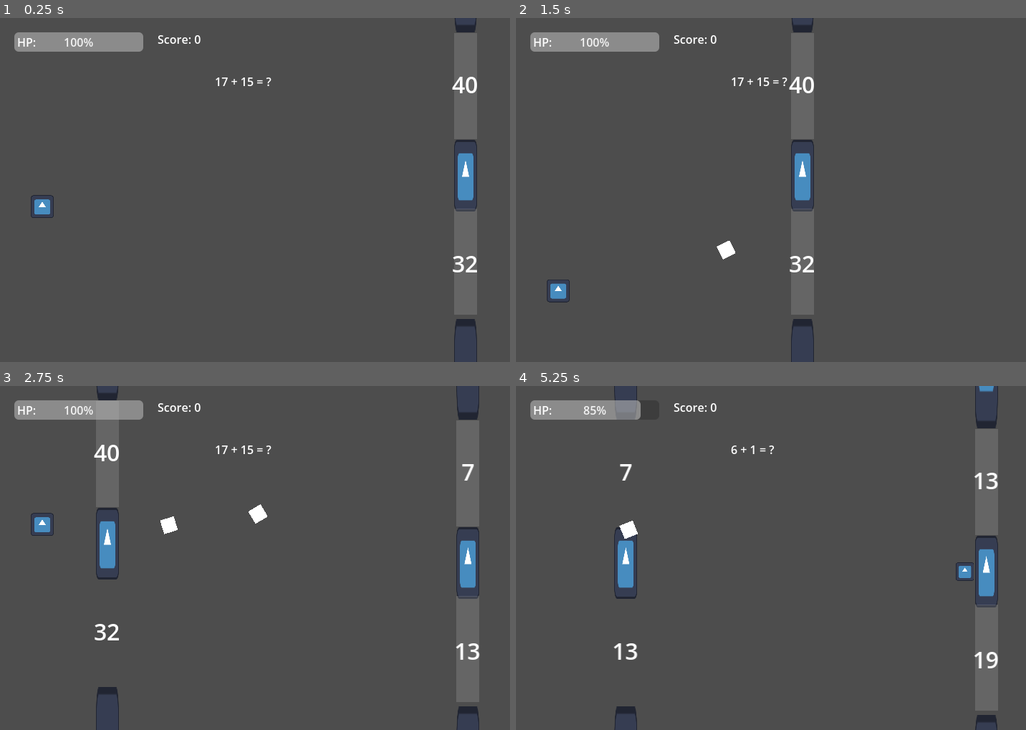
Above: before the commit, frames 1-4 (two rows, left to right).
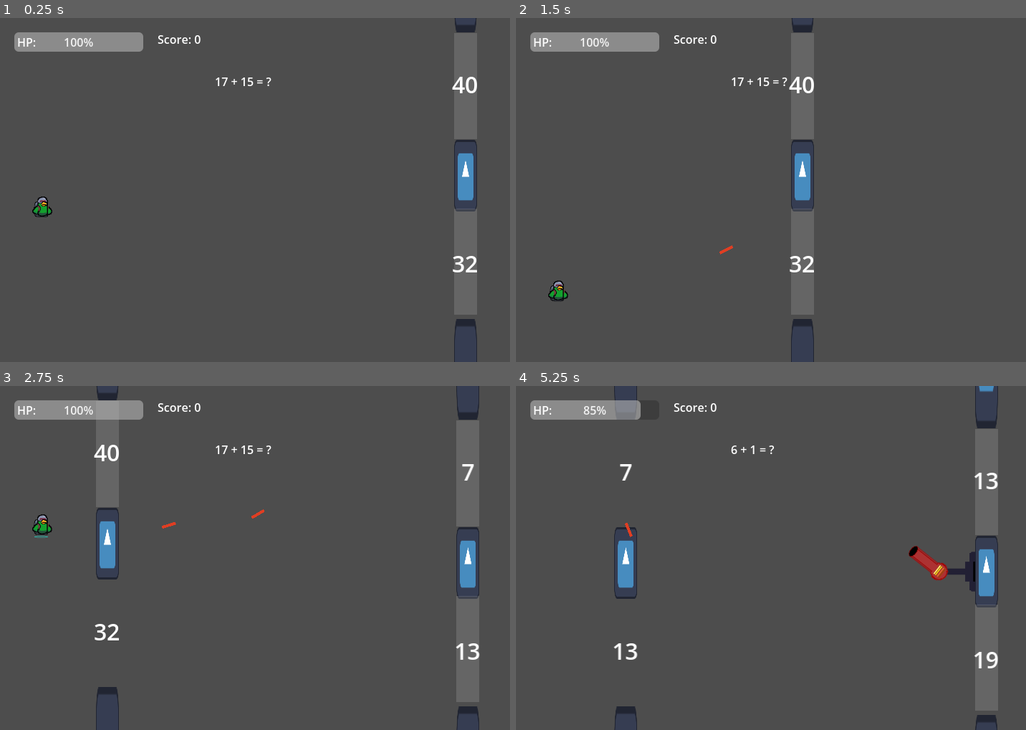
Above: after the commit, the same moments.

Repository: kienmiiru/math-wings
Game: Godot game, scene res://stage2/stage2.tscn
Two runs of this game, one before a commit and one after it. Both use one fixed random seed, a clock stepped at 60 frames per second and the inputs below. The project has no main scene, so this scene is started directly. The engine's default icon, where the game draws it, is replaced by a stand-in: a white triangle on a blue panel in a dark square.
Inputs (mouse positions are in pixels of both pictures, inside the frame that each line leads up to):
- Up to frame 1 (0.25 s): no input
- Up to frame 2 (1.5 s): move the mouse to (888, 172) at 0.52 s; click (888, 172) at 0.6 s; tap Space (flap) at 0.77, 0.8, 1.07, 1.35 s; move the mouse to (669, 207) at 1.27 s
- Up to frame 3 (2.75 s): tap Space (flap) at 1.52, 1.82, 2.3 s; click (153, 575) at 1.55 s; move the mouse to (311, 482) at 2.02 s; click (311, 482) at 2.1 s
- Up to frame 4 (5.25 s): move the mouse to (750, 626) at 2.77 s; click (750, 626) at 2.85 s; tap Space (flap) at 3.02, 3.32, 3.6, 3.77, 4.07, 4.52, 4.82 s; move the mouse to (929, 609) at 3.52 s; move the mouse to (618, 506) at 4.27 s; click (618, 506) at 4.35 s; move the mouse to (801, 558) at 5.02 s; click (801, 558) at 5.1 s

The runs differ from the first frame. In frame 1, 0.2% of the frame differs, in the area x 6-11%, y 51-59%; in frame 2, 0.3%; in frame 3, 0.5%; in frame 4, 0.7%, in the area x 20-91%, y 39-60%.

Commit message:
add some sprite

Diff:
--- a/bird.gd
+++ b/bird.gd
@@ -13,6 +13,10 @@
 
 	if Input.is_action_just_pressed("flap"):
 		velocity.y = JUMP_FORCE
+		$PlayerFlap.show()
+		$PlayerFlap.play()
+		$PlayerIdle.hide()
+		$PlayerShoot.hide()
 
 	position.y += velocity.y * delta
 
@@ -51,3 +55,15 @@
 		#for child in area.get_children():
 			#if child is CollisionShape2D:
 				#child.set_deferred("disabled", true)
+
+
+func _on_player_flap_animation_finished() -> void:
+	$PlayerFlap.hide()
+	$PlayerIdle.show()
+	$PlayerShoot.hide()
+
+
+func _on_player_shoot_animation_finished() -> void:
+	$PlayerFlap.hide()
+	$PlayerIdle.show()
+	$PlayerShoot.hide()
--- a/bird.tscn
+++ b/bird.tscn
@@ -1,32 +1,118 @@
-[gd_scene load_steps=5 format=3 uid="uid://cuxdc162kncle"]
+[gd_scene load_steps=22 format=3 uid="uid://cuxdc162kncle"]
 
 [ext_resource type="Script" uid="uid://ba4vgnoa1emux" path="res://bird.gd" id="1_crnqq"]
-[ext_resource type="Texture2D" uid="uid://dykthdh64lvpx" path="res://icon.svg" id="1_g5k2s"]
+[ext_resource type="Texture2D" uid="uid://bhbxwf2f4btqa" path="res://assets/player/player_idle.png" id="2_crnqq"]
+[ext_resource type="Texture2D" uid="uid://djlqlpwe4vfkb" path="res://assets/player/player_flap/player_flap1.png" id="3_6nk3w"]
+[ext_resource type="Texture2D" uid="uid://duyibmcb3ijty" path="res://assets/player/player_flap/player_flap2.png" id="4_w265n"]
+[ext_resource type="Texture2D" uid="uid://c6h5fqfxse66p" path="res://assets/player/player_flap/player_flap3.png" id="5_l2t0q"]
+[ext_resource type="Texture2D" uid="uid://innhk6v4fvgo" path="res://assets/player/player_flap/player_flap4.png" id="6_vab2h"]
+[ext_resource type="Texture2D" uid="uid://cce4y0udwklah" path="res://assets/player/player_flap/player_flap5.png" id="7_548is"]
+[ext_resource type="Texture2D" uid="uid://7begqjhloqrj" path="res://assets/player/player_flap/player_flap6.png" id="8_f430k"]
+[ext_resource type="Texture2D" uid="uid://bvng7dbfm71e3" path="res://assets/player/player_flap/player_flap7.png" id="9_bn747"]
+[ext_resource type="Texture2D" uid="uid://blatsxpbd4xh5" path="res://assets/player/player_flap/player_flap8.png" id="10_dd6dp"]
+[ext_resource type="Texture2D" uid="uid://k4c18at2g5wi" path="res://assets/player/player_shoot/player_shoot1.png" id="11_vox6r"]
+[ext_resource type="Texture2D" uid="uid://gskh1m5tqt05" path="res://assets/player/player_shoot/player_shoot2.png" id="12_a7h38"]
+[ext_resource type="Texture2D" uid="uid://dk4p5eixm1xh7" path="res://assets/player/player_shoot/player_shoot3.png" id="13_81qbw"]
+[ext_resource type="Texture2D" uid="uid://cyx3t1oif5big" path="res://assets/player/player_shoot/player_shoot4.png" id="14_qnuwx"]
+[ext_resource type="Texture2D" uid="uid://cp67qcdqu61m2" path="res://assets/player/player_shoot/player_shoot5.png" id="15_a6rnj"]
+[ext_resource type="Texture2D" uid="uid://bd3r1htbq7txw" path="res://assets/player/player_shoot/player_shoot6.png" id="16_06prv"]
+[ext_resource type="Texture2D" uid="uid://c0hdnn6mc2hk6" path="res://assets/player/player_shoot/player_shoot7.png" id="17_ixa13"]
+[ext_resource type="Texture2D" uid="uid://lxgy268hsr01" path="res://assets/player/player_shoot/player_shoot8.png" id="18_gpy27"]
 
-[sub_resource type="SpriteFrames" id="SpriteFrames_crnqq"]
+[sub_resource type="SpriteFrames" id="SpriteFrames_vox6r"]
 animations = [{
 "frames": [{
 "duration": 1.0,
-"texture": ExtResource("1_g5k2s")
+"texture": ExtResource("3_6nk3w")
+}, {
+"duration": 1.0,
+"texture": ExtResource("4_w265n")
+}, {
+"duration": 1.0,
+"texture": ExtResource("5_l2t0q")
+}, {
+"duration": 1.0,
+"texture": ExtResource("6_vab2h")
+}, {
+"duration": 1.0,
+"texture": ExtResource("7_548is")
+}, {
+"duration": 1.0,
+"texture": ExtResource("8_f430k")
+}, {
+"duration": 1.0,
+"texture": ExtResource("9_bn747")
+}, {
+"duration": 1.0,
+"texture": ExtResource("10_dd6dp")
 }],
 "loop": true,
 "name": &"default",
-"speed": 5.0
+"speed": 10.0
 }]
 
-[sub_resource type="RectangleShape2D" id="RectangleShape2D_j88tq"]
-size = Vector2(32, 32)
+[sub_resource type="SpriteFrames" id="SpriteFrames_s7npx"]
+animations = [{
+"frames": [{
+"duration": 1.0,
+"texture": ExtResource("11_vox6r")
+}, {
+"duration": 1.0,
+"texture": ExtResource("12_a7h38")
+}, {
+"duration": 1.0,
+"texture": ExtResource("13_81qbw")
+}, {
+"duration": 1.0,
+"texture": ExtResource("14_qnuwx")
+}, {
+"duration": 1.0,
+"texture": ExtResource("15_a6rnj")
+}, {
+"duration": 1.0,
+"texture": ExtResource("16_06prv")
+}, {
+"duration": 1.0,
+"texture": ExtResource("17_ixa13")
+}, {
+"duration": 1.0,
+"texture": ExtResource("18_gpy27")
+}],
+"loop": true,
+"name": &"default",
+"speed": 28.0
+}]
+
+[sub_resource type="CapsuleShape2D" id="CapsuleShape2D_j88tq"]
+radius = 11.0
+height = 28.0
 
 [node name="Bird" type="Area2D"]
 collision_layer = 0
 script = ExtResource("1_crnqq")
 metadata/_edit_group_ = true
 
-[node name="AnimatedSprite2D" type="AnimatedSprite2D" parent="."]
-scale = Vector2(0.25, 0.25)
-sprite_frames = SubResource("SpriteFrames_crnqq")
+[node name="PlayerIdle" type="Sprite2D" parent="."]
+position = Vector2(-2, 3.000001)
+scale = Vector2(0.65625, 0.65625)
+texture = ExtResource("2_crnqq")
+
+[node name="PlayerFlap" type="AnimatedSprite2D" parent="."]
+visible = false
+position = Vector2(7, 3)
+scale = Vector2(0.65625006, 0.65625006)
+sprite_frames = SubResource("SpriteFrames_vox6r")
+
+[node name="PlayerShoot" type="AnimatedSprite2D" parent="."]
+visible = false
+position = Vector2(-2, 3)
+scale = Vector2(0.64843756, 0.64843756)
+sprite_frames = SubResource("SpriteFrames_s7npx")
 
 [node name="CollisionShape2D" type="CollisionShape2D" parent="."]
-shape = SubResource("RectangleShape2D_j88tq")
+position = Vector2(0, 1)
+shape = SubResource("CapsuleShape2D_j88tq")
 
 [connection signal="area_entered" from="." to="." method="_on_area_entered"]
+[connection signal="animation_finished" from="PlayerFlap" to="." method="_on_player_flap_animation_finished"]
+[connection signal="animation_finished" from="PlayerShoot" to="." method="_on_player_shoot_animation_finished"]
--- a/bullet.tscn
+++ b/bullet.tscn
@@ -2,16 +2,19 @@
 
 [ext_resource type="Script" uid="uid://dtndf3y6adyss" path="res://bullet.gd" id="1_v7oki"]
 
-[sub_resource type="CircleShape2D" id="CircleShape2D_rtl8c"]
+[sub_resource type="RectangleShape2D" id="RectangleShape2D_v7oki"]
+size = Vector2(20, 4)
 
 [node name="Bullet" type="Area2D" groups=["bird_bullets"]]
 script = ExtResource("1_v7oki")
 
 [node name="ColorRect" type="ColorRect" parent="."]
 offset_left = -10.0
-offset_top = -10.0
+offset_top = -2.0
 offset_right = 10.0
-offset_bottom = 10.0
+offset_bottom = 2.0
+color = Color(0.8745098, 0.24313726, 0.13725491, 1)
+metadata/_edit_use_anchors_ = true
 
 [node name="CollisionShape2D" type="CollisionShape2D" parent="."]
-shape = SubResource("CircleShape2D_rtl8c")
+shape = SubResource("RectangleShape2D_v7oki")
--- a/stage2/glass.gd
+++ b/stage2/glass.gd
@@ -1,5 +1,6 @@
 extends Area2D
 var is_broken = false
+var is_hit = false
 
 # Called when the node enters the scene tree for the first time.
 func _ready() -> void:
--- a/stage2/stage2.gd
+++ b/stage2/stage2.gd
@@ -48,7 +48,7 @@
 	pipe.add_to_group("pipe_collision")
 	if randi_range(0, 1) == 0:
 		var turret = turret_scene.instantiate()
-		turret.position = Vector2(-30, [0, -35, 35][randi_range(0, 2)])
+		turret.position = Vector2(-36, 0)
 		pipe.add_child(turret)
 	add_child(pipe)
 	pipes.append(pipe)
--- a/stage2/turret.gd
+++ b/stage2/turret.gd
@@ -1,6 +1,6 @@
 extends Node2D
 
-@export var fire_interval := 1.5
+@export var fire_interval := 2
 @export var bullet_scene: PackedScene = preload("res://stage2/turret_bullet.tscn")
 var fire_timer := 0.0
 @export var shooting_power := 400.0
@@ -10,6 +10,7 @@
 func _ready():
 	fire_timer = 0.0
 	find_target()
+	$CanonHead.play()
 
 func find_target():
 	# TODO: For now, assumes Bird is named "Bird" in the root/main scene
@@ -22,6 +23,10 @@
 		find_target()
 		return
 
+	if target != null:
+		var direction = (target.global_position - $CanonHead.global_position).normalized()
+		$CanonHead.rotation = direction.angle()
+
 	fire_timer += delta
 	if fire_timer >= fire_interval:
 		shoot_at_target()
@@ -31,7 +36,7 @@
 	if target == null:
 		return
 	var bullet = bullet_scene.instantiate()
-	bullet.global_position = global_position
+	bullet.global_position = $CanonHead/MuzzlePoint.global_position
 	var direction = (target.global_position - global_position).normalized()
 	bullet.rotation = direction.angle()
 	if bullet.has_method("set_speed_vector"):
--- a/stage2/turret.tscn
+++ b/stage2/turret.tscn
@@ -1,14 +1,116 @@
-[gd_scene load_steps=3 format=3 uid="uid://b2skyyc6ukip8"]
+[gd_scene load_steps=25 format=3 uid="uid://b2skyyc6ukip8"]
 
 [ext_resource type="Script" uid="uid://wm83yqhnony3" path="res://stage2/turret.gd" id="1"]
-[ext_resource type="Texture2D" uid="uid://dykthdh64lvpx" path="res://icon.svg" id="2"]
+[ext_resource type="Texture2D" uid="uid://cm8nf8tsyten6" path="res://assets/canon/canon_leg.png" id="2_0codp"]
+[ext_resource type="Texture2D" uid="uid://cchq61mg5g2ct" path="res://assets/canon/canon_head/canon_head1.png" id="3_wcud5"]
+[ext_resource type="Texture2D" uid="uid://3v17okb1jtl6" path="res://assets/canon/canon_head/canon_head2.png" id="4_qmcp1"]
+[ext_resource type="Texture2D" uid="uid://jc5j8g8wk7hu" path="res://assets/canon/canon_head/canon_head3.png" id="5_rqv7e"]
+[ext_resource type="Texture2D" uid="uid://c74udok3x2jn" path="res://assets/canon/canon_head/canon_head4.png" id="6_t1o6c"]
+[ext_resource type="Texture2D" uid="uid://cfodh68pilv8u" path="res://assets/canon/canon_head/canon_head5.png" id="7_8366c"]
+[ext_resource type="Texture2D" uid="uid://y7l6cbe0tv8e" path="res://assets/canon/canon_head/canon_head6.png" id="8_g48jj"]
+[ext_resource type="Texture2D" uid="uid://cv4yedt6igpe6" path="res://assets/canon/canon_head/canon_head7.png" id="9_vjpjr"]
+[ext_resource type="Texture2D" uid="uid://b6lle4adc387a" path="res://assets/canon/canon_head/canon_head8.png" id="10_l7ntc"]
+[ext_resource type="Texture2D" uid="uid://4djoc61mdwfy" path="res://assets/canon/canon_head/canon_head9.png" id="11_sn2df"]
+[ext_resource type="Texture2D" uid="uid://ccinrj6ldjxrt" path="res://assets/canon/canon_head/canon_head10.png" id="12_gel3g"]
+[ext_resource type="Texture2D" uid="uid://fl8ycl12oonx" path="res://assets/canon/canon_head/canon_head11.png" id="13_242br"]
+[ext_resource type="Texture2D" uid="uid://biha3vsc4dy7s" path="res://assets/canon/canon_head/canon_head12.png" id="14_3kmxf"]
+[ext_resource type="Texture2D" uid="uid://dugf3q6k5o2hf" path="res://assets/canon/canon_head/canon_head13.png" id="15_y8w08"]
+[ext_resource type="Texture2D" uid="uid://bk7qyn8bggug8" path="res://assets/canon/canon_head/canon_head14.png" id="16_4vkqq"]
+[ext_resource type="Texture2D" uid="uid://dk7e8bhpi66l" path="res://assets/canon/canon_head/canon_head15.png" id="17_m8fbj"]
+[ext_resource type="Texture2D" uid="uid://bpk2yjb2iv51a" path="res://assets/canon/canon_head/canon_head16.png" id="18_11pml"]
+[ext_resource type="Texture2D" uid="uid://b4y13kt7vuh18" path="res://assets/canon/canon_head/canon_head17.png" id="19_0wxi2"]
+[ext_resource type="Texture2D" uid="uid://dse2gfogh5gv0" path="res://assets/canon/canon_head/canon_head18.png" id="20_pavfq"]
+[ext_resource type="Texture2D" uid="uid://cgykgfuijlxu5" path="res://assets/canon/canon_head/canon_head19.png" id="21_86h21"]
+[ext_resource type="Texture2D" uid="uid://bprxugnh2q3h7" path="res://assets/canon/canon_head/canon_head20.png" id="22_kbg17"]
+[ext_resource type="Texture2D" uid="uid://cjbyf3hmnq6h0" path="res://assets/canon/canon_head/canon_head21.png" id="23_jeifw"]
+
+[sub_resource type="SpriteFrames" id="SpriteFrames_cgj38"]
+animations = [{
+"frames": [{
+"duration": 1.0,
+"texture": ExtResource("3_wcud5")
+}, {
+"duration": 1.0,
+"texture": ExtResource("4_qmcp1")
+}, {
+"duration": 1.0,
+"texture": ExtResource("5_rqv7e")
+}, {
+"duration": 1.0,
+"texture": ExtResource("6_t1o6c")
+}, {
+"duration": 1.0,
+"texture": ExtResource("7_8366c")
+}, {
+"duration": 1.0,
+"texture": ExtResource("8_g48jj")
+}, {
+"duration": 1.0,
+"texture": ExtResource("9_vjpjr")
+}, {
+"duration": 1.0,
+"texture": ExtResource("10_l7ntc")
+}, {
+"duration": 1.0,
+"texture": ExtResource("11_sn2df")
+}, {
+"duration": 1.0,
+"texture": ExtResource("12_gel3g")
+}, {
+"duration": 1.0,
+"texture": ExtResource("13_242br")
+}, {
+"duration": 1.0,
+"texture": ExtResource("14_3kmxf")
+}, {
+"duration": 1.0,
+"texture": ExtResource("15_y8w08")
+}, {
+"duration": 1.0,
+"texture": ExtResource("16_4vkqq")
+}, {
+"duration": 1.0,
+"texture": ExtResource("17_m8fbj")
+}, {
+"duration": 1.0,
+"texture": ExtResource("18_11pml")
+}, {
+"duration": 1.0,
+"texture": ExtResource("19_0wxi2")
+}, {
+"duration": 1.0,
+"texture": ExtResource("20_pavfq")
+}, {
+"duration": 1.0,
+"texture": ExtResource("21_86h21")
+}, {
+"duration": 1.0,
+"texture": ExtResource("22_kbg17")
+}, {
+"duration": 1.0,
+"texture": ExtResource("23_jeifw")
+}],
+"loop": true,
+"name": &"default",
+"speed": 10.0
+}]
 
 [node name="Turret" type="Node2D"]
 script = ExtResource("1")
 
-[node name="Sprite" type="Sprite2D" parent="."]
-scale = Vector2(0.2, 0.2)
-texture = ExtResource("2")
+[node name="CanonLeg" type="Sprite2D" parent="."]
+position = Vector2(-35, 1.1920929e-07)
+rotation = -1.5707964
+scale = Vector2(0.86349607, 0.86349607)
+texture = ExtResource("2_0codp")
 
-[node name="MuzzlePoint" type="Marker2D" parent="."]
-position = Vector2(20, 0)
+[node name="CanonHead" type="AnimatedSprite2D" parent="."]
+position = Vector2(-29.000008, -2)
+rotation = 3.1415927
+scale = Vector2(0.8313756, 0.8313756)
+sprite_frames = SubResource("SpriteFrames_cgj38")
+
+[node name="MuzzlePoint" type="Marker2D" parent="CanonHead"]
+position = Vector2(55.32998, -2.4056568)
+rotation = 3.1415925
+scale = Vector2(1.2028257, 1.2028257)
--- a/stage2/turret_bullet.tscn
+++ b/stage2/turret_bullet.tscn
@@ -1,19 +1,20 @@
-[gd_scene load_steps=3 format=3 uid="uid://cix5je02j7dno"]
+[gd_scene load_steps=4 format=3 uid="uid://cix5je02j7dno"]
 
 [ext_resource type="Script" uid="uid://dfc71fvtwp71i" path="res://stage2/turret_bullet.gd" id="1"]
+[ext_resource type="Texture2D" uid="uid://c8mya2pjoma1l" path="res://assets/canon/bola.png" id="2_c3u7r"]
 
-[sub_resource type="CircleShape2D" id="CircleShape2D_syha0"]
-radius = 5.0
+[sub_resource type="CapsuleShape2D" id="CapsuleShape2D_60byt"]
+radius = 7.0
+height = 28.0
 
 [node name="TurretBullet" type="Area2D" groups=["bullet_collision"]]
 script = ExtResource("1")
 
-[node name="ColorRect" type="ColorRect" parent="."]
-offset_left = -6.0
-offset_top = -3.0
-offset_right = 6.0
-offset_bottom = 3.0
-color = Color(1, 0.6, 0, 1)
+[node name="Bola" type="Sprite2D" parent="."]
+position = Vector2(-2, 0)
+texture = ExtResource("2_c3u7r")
 
 [node name="CollisionShape2D" type="CollisionShape2D" parent="."]
-shape = SubResource("CircleShape2D_syha0")
+position = Vector2(-1, 0)
+rotation = 1.5707964
+shape = SubResource("CapsuleShape2D_60byt")
Binary file added: assets/angka/angka1.jpg
Not shown, added: assets/angka/angka1.jpg.import
Binary file added: assets/angka/angka10.jpg
Not shown, added: assets/angka/angka10.jpg.import
Binary file added: assets/angka/angka11.jpg
Not shown, added: assets/angka/angka11.jpg.import
Binary file added: assets/angka/angka12.jpg
Not shown, added: assets/angka/angka12.jpg.import
Binary file added: assets/angka/angka13.jpg
Not shown, added: assets/angka/angka13.jpg.import
Binary file added: assets/angka/angka14.jpg
Not shown, added: assets/angka/angka14.jpg.import
(and 99 more such lines)
